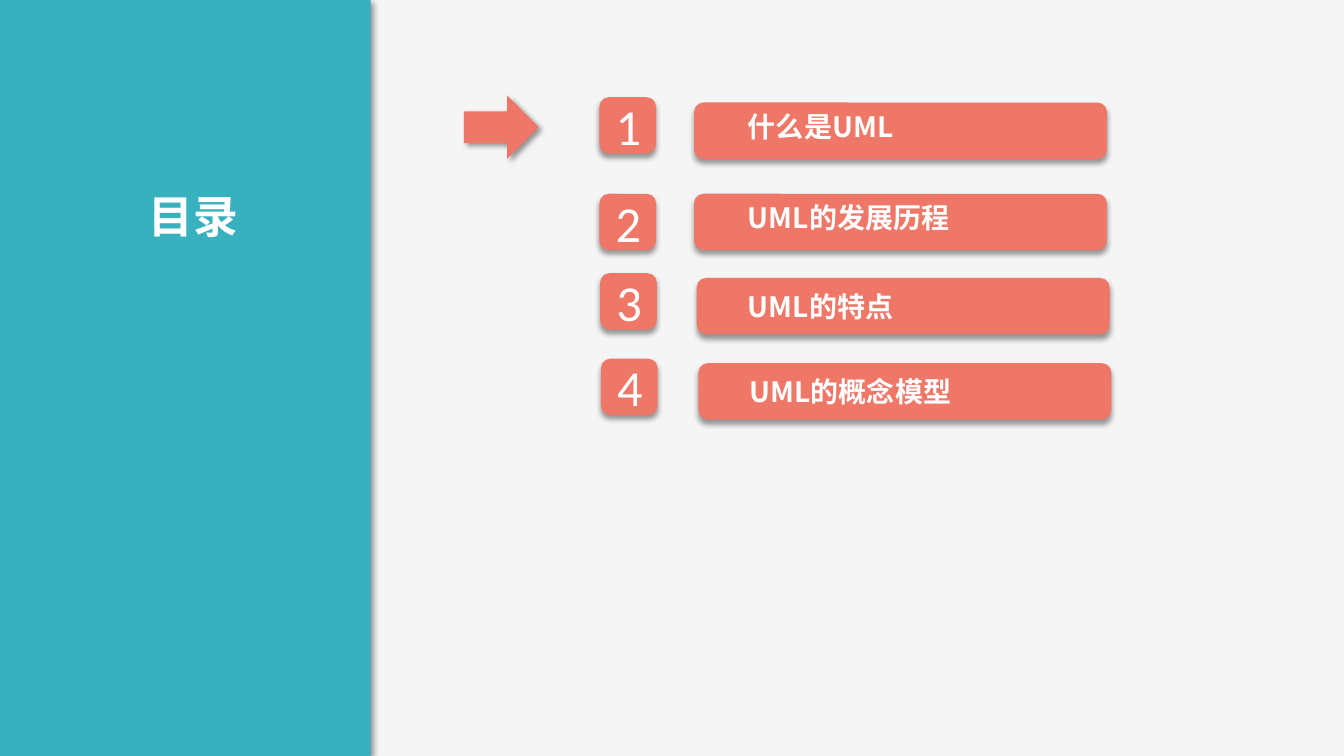
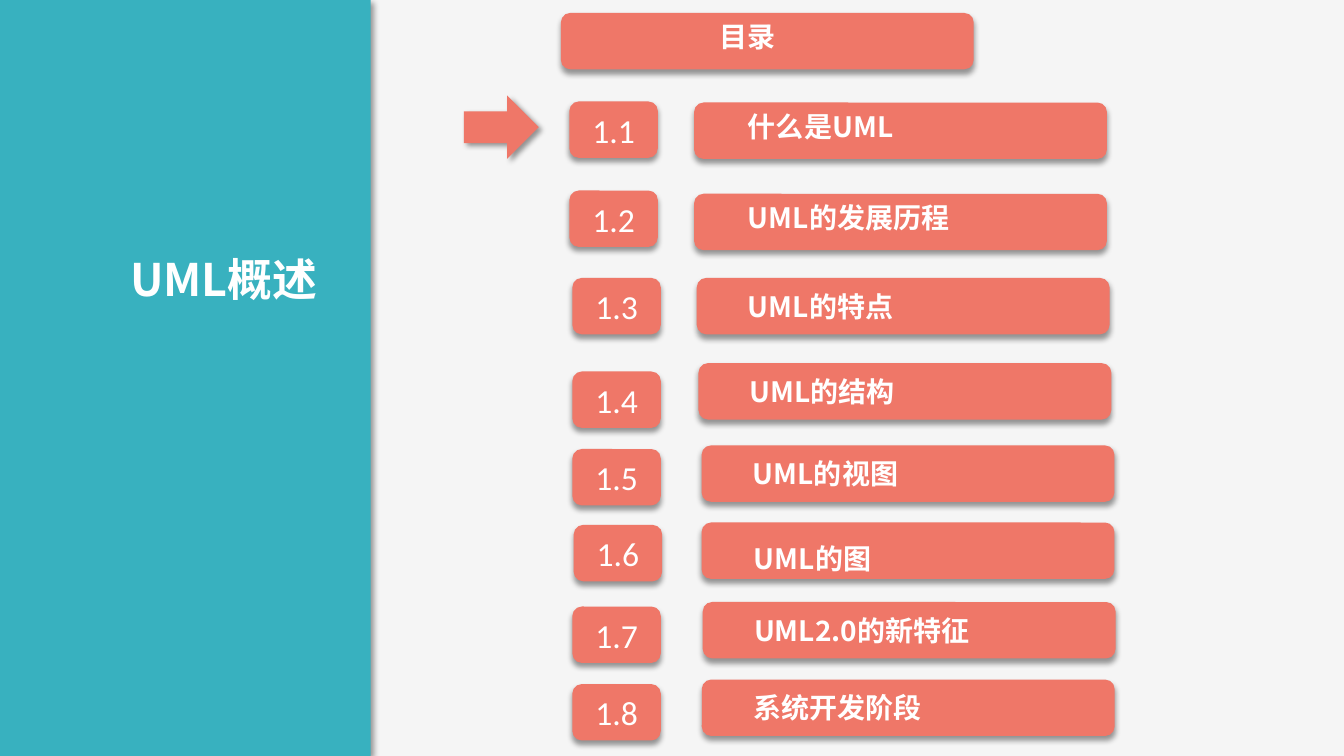
Before and after one commit to boboHh/AssistantTeaching, a slide deck: slide 2 of 非受控文档/05-陈子卿/PRD2018-G11-UML结构.pptx. Drawn at 1344x756 pixels with LibreOffice and Linux fonts; fonts in the diff are those of the drawing. Boxes give left, top, right and bottom in pixels: in the first picture for what was removed or moved away, otherwise in the second. Text is boxed around its words. In the diff, an @@ line names an element or a change of style, - is before the commit and + after.

```diff
--- a/非受控文档/05-陈子卿/PRD2018-G11-UML结构.pptx
+++ b/非受控文档/05-陈子卿/PRD2018-G11-UML结构.pptx
@@ rounded rectangle added at [561,13,973,70], fill #EF7768 @@
@@ text "目录": place and size @@
-text "目录" at [148,197,238,237]
+text "目录" at [719,24,775,50]
@@ text "目录" at [719,24,775,50]: size 32 to 20 pt; alignment right to centre @@
@@ rounded rectangle "1.1": place and size @@
-rounded rectangle "1.1" at [600,97,656,153]
+rounded rectangle "1.1" at [570,102,658,158]
@@ text in rounded rectangle at [592,121,634,143]: text changed; size 36 to 24 pt @@
-1
+1.1
@@ rounded rectangle "1.2": place and size @@
-rounded rectangle "1.2" at [600,194,656,250]
+rounded rectangle "1.2" at [570,191,658,247]
@@ text in rounded rectangle at [592,210,634,232]: text changed; size 36 to 24 pt @@
-2
+1.2
@@ text added at [130,258,317,300], 32 pt, text #FFFFFF, bold @@
+UML概述
@@ rounded rectangle "1.3": place and size @@
-rounded rectangle "1.3" at [600,273,656,330]
+rounded rectangle "1.3" at [573,278,661,335]
@@ text in rounded rectangle at [595,297,637,319]: text changed; size 36 to 24 pt @@
-3
+1.3
@@ rounded rectangle "1.4": place and size @@
-rounded rectangle "1.4" at [601,359,657,415]
+rounded rectangle "1.4" at [573,372,661,429]
@@ text at [750,378,895,405]: text changed @@
-UML的概念模型
+UML的结构
@@ text in rounded rectangle at [595,391,637,413]: text changed; size 36 to 24 pt @@
-4
+1.4
@@ rounded rectangle added at [702,446,1114,502], fill #EF7768 @@
@@ rounded rectangle added at [573,450,661,506], fill #EF7768, 24 pt, text #FFFFFF @@
+1.5
@@ text added at [753,460,898,487], 20 pt, text #FFFFFF, bold @@
+UML的视图
@@ rounded rectangle added at [574,525,662,582], fill #EF7768, 24 pt, text #FFFFFF @@
+1.6
@@ rounded rectangle added at [702,522,1114,579], fill #EF7768 @@
@@ text added at [754,545,871,572], 20 pt, text #FFFFFF, bold @@
+UML的图
@@ rounded rectangle added at [573,607,661,663], fill #EF7768, 24 pt, text #FFFFFF @@
+1.7
@@ rounded rectangle added at [703,602,1115,658], fill #EF7768 @@
@@ text added at [754,617,970,644], 20 pt, text #FFFFFF, bold @@
+UML2.0的新特征
@@ rounded rectangle added at [573,685,661,741], fill #EF7768, 24 pt, text #FFFFFF @@
+1.8
@@ rounded rectangle added at [702,680,1114,736], fill #EF7768 @@
@@ text added at [753,694,921,721], 20 pt, text #FFFFFF, bold @@
+系统开发阶段
```
Also in this commit, not shown: 2 other slides changed, 1 other file.
